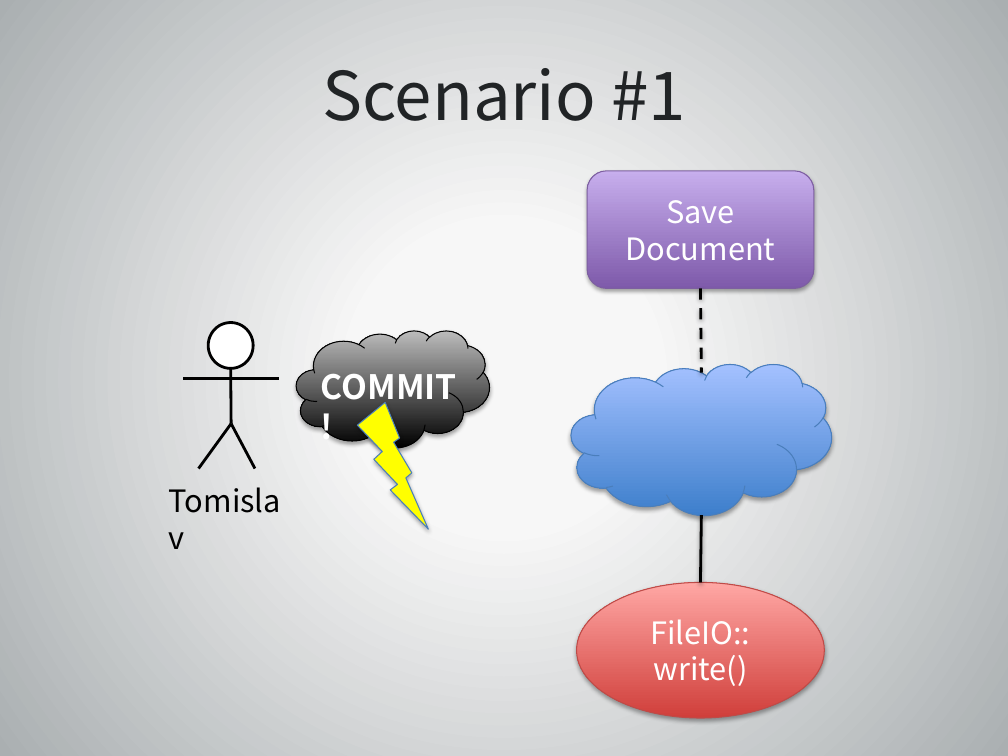
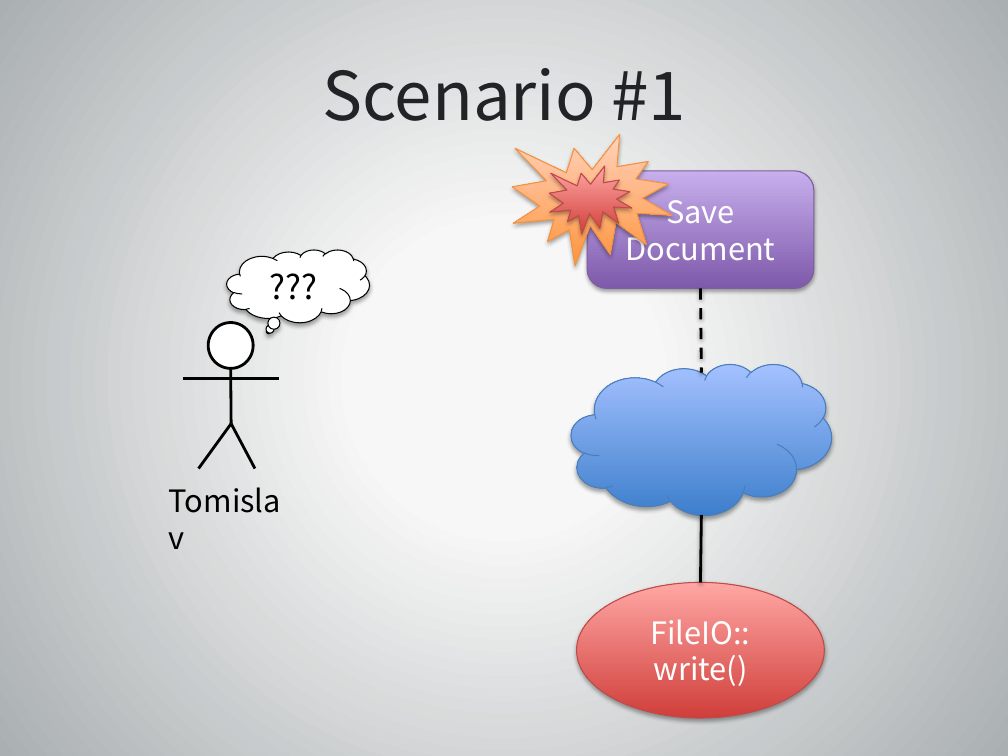
Before and after one commit to yelper/yukon, a slide deck: slide 7 of Presentation/yukon final presentation.pptx. Drawn at 1008x756 pixels with LibreOffice and Linux fonts; fonts in the diff are those of the drawing. Boxes give left, top, right and bottom in pixels: in the first picture for what was removed or moved away, otherwise in the second. Text is boxed around its words. In the diff, an @@ line names an element or a change of style, - is before the commit and + after.

Commit message:
Minor fixes in the presentation.

```diff
--- a/Presentation/yukon final presentation.pptx
+++ b/Presentation/yukon final presentation.pptx
@@ irregular seal added at (x1=512, y1=134, x2=671, y2=265), fill gradient #FF953E to #FFD2BD, outline #F69240 0.75 pt @@
@@ irregular seal added at (x1=549, y1=166, x2=632, y2=235), fill gradient #D1403C to #FFA6A5, outline #BF4C48 0.75 pt @@
@@ thought cloud added at (x1=227, y1=250, x2=370, y2=323), fill #FFFFFF, outline #000000 0.75 pt, 24 pt, text #000000 @@
+???
@@ cloud removed at (x1=296, y1=331, x2=490, y2=448) @@
@@ text removed at (x1=321, y1=373, x2=457, y2=408) @@
-COMMIT!
@@ lightning bolt removed at (x1=358, y1=402, x2=428, y2=529) @@
```
Also in this commit, not shown: 5 other slides changed, 1 slide removed.
